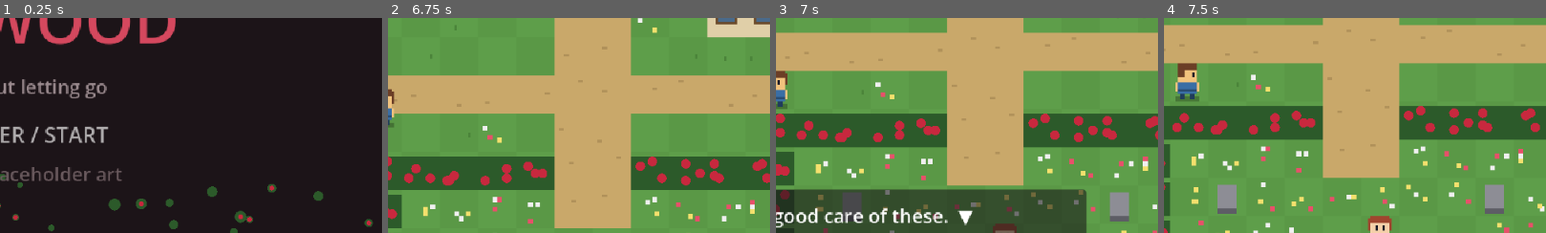
Above: before the commit, frames 1-4 (left to right).
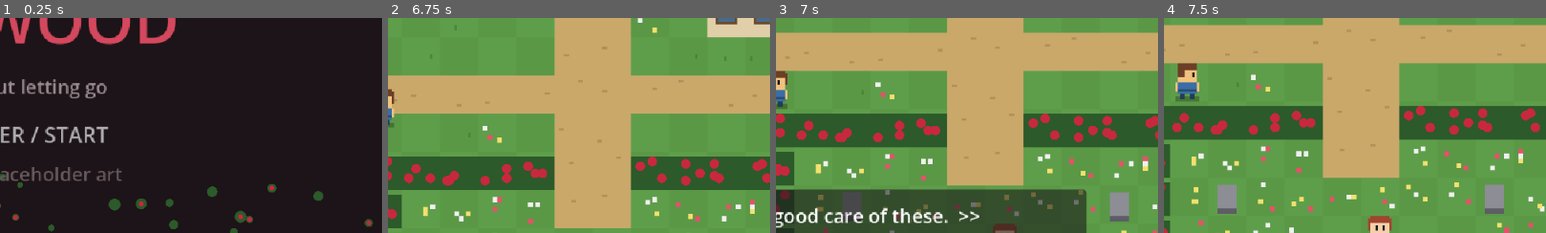
Above: after the commit, the same moments.

Repository: lomb-hana/rosewood
Game: Godot game, scene res://main.tscn
The game is run twice, just before and just after one commit, with the same random seed, the same clock (stepped at 60 frames per second) and the same inputs.
Inputs (mouse positions are % of the whole screen's width and height, from its top left):
- Up to frame 1 (0.25 s): no input
- Up to frame 2 (6.75 s): tap Enter at 0.5, 0.8, 2.85, 5.3, 5.85 s; move the mouse to (72, 45) at 0.52 s; hold Right 0.53-1.25 s; tap E at 0.6, 4.55, 5.1 s; click (72, 45) at 0.67 s; tap Space at 0.77, 1.07, 2.75, 3.02, 3.32, 3.8, 4.35, 4.52, 4.82, 5.27, 5.57, 6.02, 6.32 s; click (31, 30) at 1.27 s; type "Alex" at 1.35 s; click "Confirm" at 2 s; move the mouse to (30, 55) at 2.77 s; hold Down 2.78-3.53 s; tap Keypad Enter at 3.05, 3.6, 6.05, 6.6 s; move the mouse to (60, 28) at 3.52 s; hold Right 3.53-4.28 s; move the mouse to (45, 70) at 4.27 s; hold Up (ui_up) 4.28-5.03 s; click (45, 70) at 4.42 s; move the mouse to (80, 65) at 5.02 s; hold Left 5.03-6.53 s; move the mouse to (20, 35) at 5.77 s; move the mouse to (55, 50) at 6.52 s; hold Down from 6.53 s (still down); click (55, 50) at 6.67 s
- Up to frame 3 (7 s): keep holding Down; tap Space at 6.8 s
- Up to frame 4 (7.5 s): move the mouse to (35, 25) at 7.27 s; release Down at 7.28 s; hold Right from 7.28 s (still down); tap E at 7.35 s
The pictures show only the part of the screen within x 50-100%, y 35-85%; the shares and areas given below are measured in that part.

Frames 1-2 are identical in both runs. In frame 3, 0.2% of the frame differs, in the area x 47-54%, y 89-97%; in frame 4, nothing differs.

Commit message:
Dialog arrow glyph fix

Diff:
--- a/village.gd
+++ b/village.gd
@@ -303,7 +303,7 @@
 
 func say(lines: Array) -> void:
 	talk_lines = lines; talk_i = 0
-	dialog_label.text = lines[0] + "  ▼"; dialog.visible = true
+	dialog_label.text = lines[0] + "  >>"; dialog.visible = true
 
 func _unhandled_input(e: InputEvent) -> void:
 	if e is InputEventKey and e.pressed and not e.echo:
@@ -322,7 +322,7 @@
 	if dialog.visible:
 		talk_i += 1
 		if talk_i >= talk_lines.size(): dialog.visible = false
-		else: dialog_label.text = talk_lines[talk_i] + "  ▼"
+		else: dialog_label.text = talk_lines[talk_i] + "  >>"
 		return
 	var c: Vector2i = cell + player.facing
 	if c.x < 0 or c.y < 0 or c.x >= mw or c.y >= mh: return
